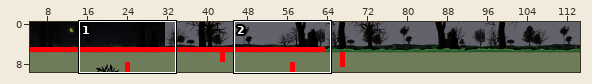
One commit to this Tiled map: GameDemo-android/assets/data/maps/map_03.tmx. Above: a wide view before the commit, with the close-up outlined.
Close-up. First the earlier version:
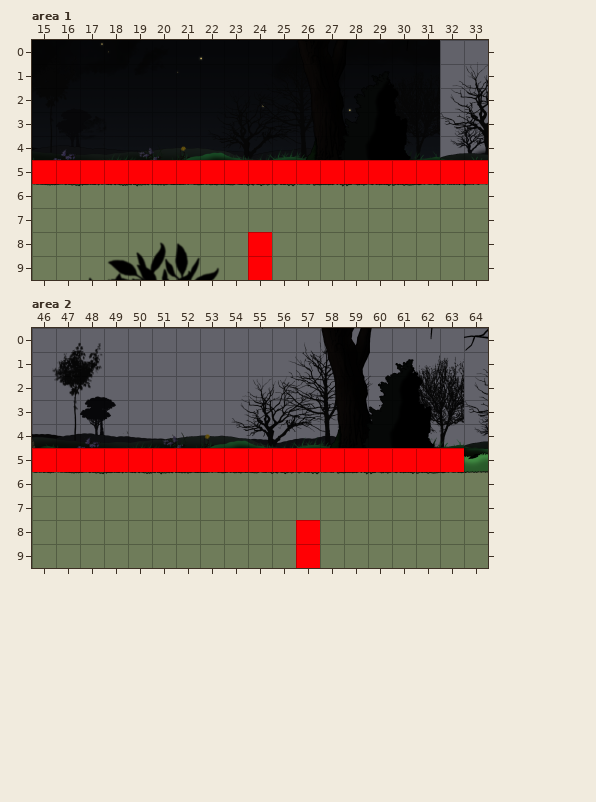
Cells are 100x100 px. Shown: area 1 x 15..33, y 0..9; area 2 x 46..64, y 0..9. The commit also changed other parts of the map, which this record leaves out.
And afterwards:
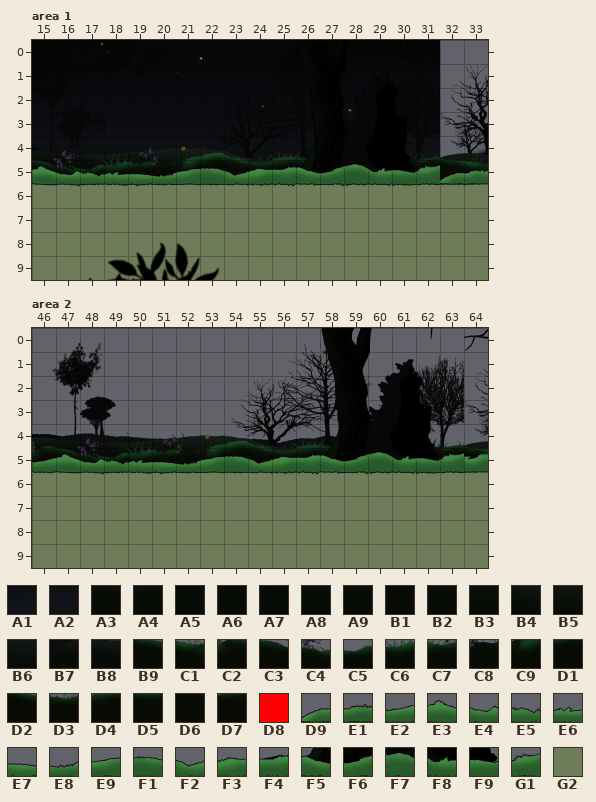
Key: from "bg_1": A1 190, A2 191; from "bg_2": A3 160, A4 161, A5 174, A6 175, A7 176, A8 177, A9 178, B1 179, B2 180, B3 181, B4 183, B5 184, B6 185, B7 190, B8 191; from "bg_3": B9 160, C1 161, C2 174, C3 175, C4 176, C5 177, C6 178, C7 179, C8 180, C9 181, D1 182, D2 183, D3 184, D4 185, D5 186, D6 190, D7 191; from "collisionTile": D8 0; from "gamelayer": D9 160, E1 161, E2 174, E3 175, E4 176, E5 177, E6 178, E7 179, E8 180, E9 181, F1 182, F2 183, F3 184, F4 185, F5 186, F6 187, F7 188, F8 189, F9 190, G1 191, G2 224.
__ is an empty cell.
Tiles replaced or removed in this view: D8.
Tiles of an added or newly shown layer are drawn over the layers below it.
Edits made:
Changed rows in their new state; .. is an unchanged cell.
Layer "bg_sky" (added), area 1:
first column x 30:
 5 A1 A2
Layer "bg_hills_1" (added), area 1:
first column x 15:
 5 A6 A7 A8 A9 B1 B2 B3 .. B4 B5 B6 .. .. .. .. B7 B8 A3 A4
Layer "bg_hills_2" (added), area 1:
first column x 15:
 5 C3 C4 C5 C6 C7 C8 C9 D1 D2 D3 D4 D5 .. .. .. D6 D7 B9 C1
Layer "bg_gamelayer" (added), area 1:
first column x 15:
 5 E3 E4 E5 E6 E7 E8 E9 F1 F2 F3 F4 F5 F6 F7 F8 F9 G1 D9 E1
 8 .. .. .. .. .. .. .. .. .. G2 .. .. .. .. .. .. .. .. ..
 9 .. .. .. .. .. .. .. .. .. G2 .. .. .. .. .. .. .. .. ..
Layer "$c.CollisionLayer" (removed), area 1:
first column x 15:
 5 __ __ __ __ __ __ __ __ __ __ __ __ __ __ __ __ __ __ __
 8 .. .. .. .. .. .. .. .. .. __ .. .. .. .. .. .. .. .. ..
 9 .. .. .. .. .. .. .. .. .. __ .. .. .. .. .. .. .. .. ..
Layer "bg_1" (removed), area 2:
first column x 62:
 5 __ __
Layer "bg_2" (removed), area 2:
first column x 62:
 5 __ __
Layer "bg_3" (removed), area 2:
first column x 62:
 5 __ __
Layer "bg_4_gamelayer" (removed), area 2:
first column x 62:
 5 __ __
Layer "bg_sky" (added), area 2:
first column x 62:
 5 D6 D7
Layer "bg_hills_1" (added), area 2:
first column x 46:
 5 A5 A6 A7 A8 A9 B1 B2 B3 .. B4 B5 B6 .. .. .. .. B7 B8
Layer "bg_hills_2" (added), area 2:
first column x 46:
 5 C2 C3 C4 C5 C6 C7 C8 C9 D1 D2 D3 D4 D5 .. .. .. D6 D7
Layer "bg_gamelayer" (added), area 2:
first column x 46:
 5 E2 E3 E4 E5 E6 E7 E8 E9 F1 F2 F3 F4 F5 F6 F7 F8 F9 G1
 8 .. .. .. .. .. .. .. .. .. .. .. G2 .. .. .. .. .. ..
 9 .. .. .. .. .. .. .. .. .. .. .. G2 .. .. .. .. .. ..
Layer "$c.CollisionLayer" (removed), area 2:
first column x 46:
 5 __ __ __ __ __ __ __ __ __ __ __ __ __ __ __ __ __ __
 8 .. .. .. .. .. .. .. .. .. .. .. __ .. .. .. .. .. ..
 9 .. .. .. .. .. .. .. .. .. .. .. __ .. .. .. .. .. ..
Boxes around the changes in both close-ups, in picture pixels (x1, y1, x2, y2):
changed: (32, 160, 488, 184)
changed: (248, 232, 272, 280)
changed: (32, 448, 464, 472)
changed: (296, 520, 320, 568)
